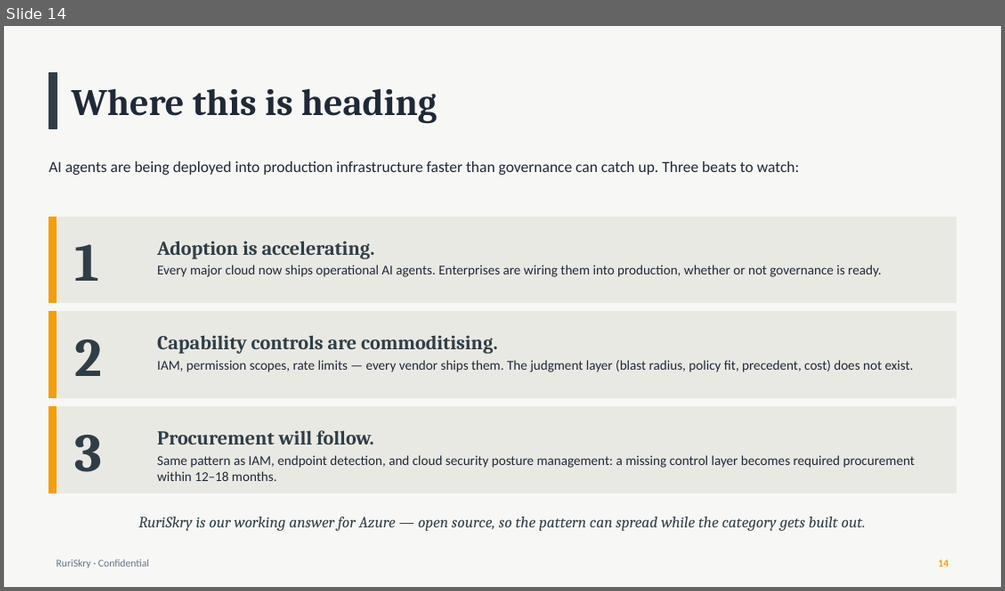
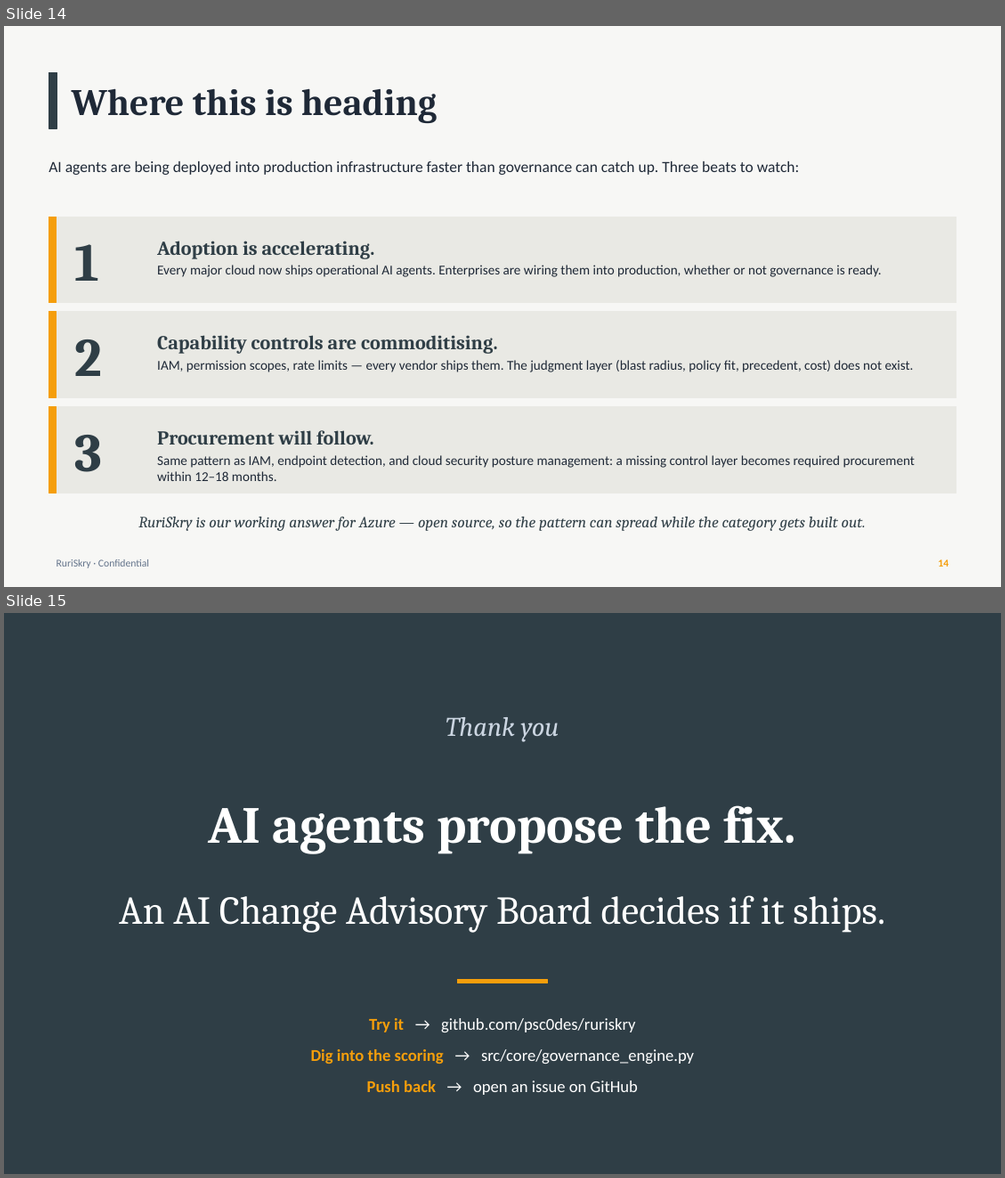
Before and after one commit to psc0des/sentinellayer, a slide deck: docs/RuriSkry-Exec-Deck.pptx. Shown one above the other, each under a label of ours: slide 14 before the commit, slides 14 and 15 after it. The pictures are 1005x591 and 1005x1178 pixels, drawn with LibreOffice and Linux fonts; fonts in the diff are those of the drawing. Boxes give left, top, right and bottom in pixels: in the first picture for what was removed or moved away, otherwise in the second. Text is boxed around its words. In the diff, an @@ line names an element or a change of style, - is before the commit and + after.

```diff
--- a/docs/RuriSkry-Exec-Deck.pptx
+++ b/docs/RuriSkry-Exec-Deck.pptx
@@ slide 15 added at <box>4,613,1001,1174</box>, background #2F3E46 @@
@@ text added at <box>445,717,559,741</box>, 26 pt, text #CBD5E1, italic @@
+Thank you
@@ text added at <box>209,805,796,854</box>, 50 pt, text #FFFFFF, bold @@
+AI agents propose the fix.
@@ text added at <box>119,895,885,933</box>, 38 pt, text #FFFFFF @@
+An AI Change Advisory Board decides if it ships.
@@ rectangle added at <box>458,980,548,983</box>, fill #F59E0B, outline #F59E0B 1 pt @@
@@ text added at <box>311,1018,694,1094</box>, 16 pt, text #FFFFFF @@
+Try it → github.com/psc0des/ruriskry
+Dig into the scoring → src/core/governance_engine.py
+Push back → open an issue on GitHub
```
Also in this commit, not shown: 1 slide changed, 1 slide removed, 1 other file.
